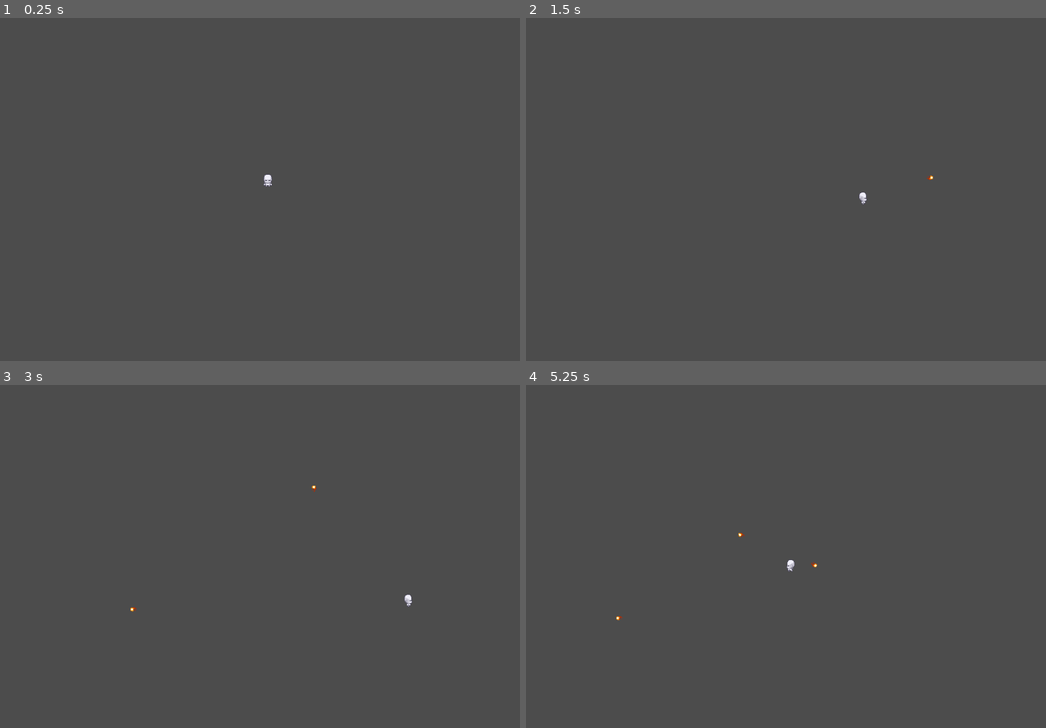
Above: before the commit, frames 1-4 (two rows, left to right).
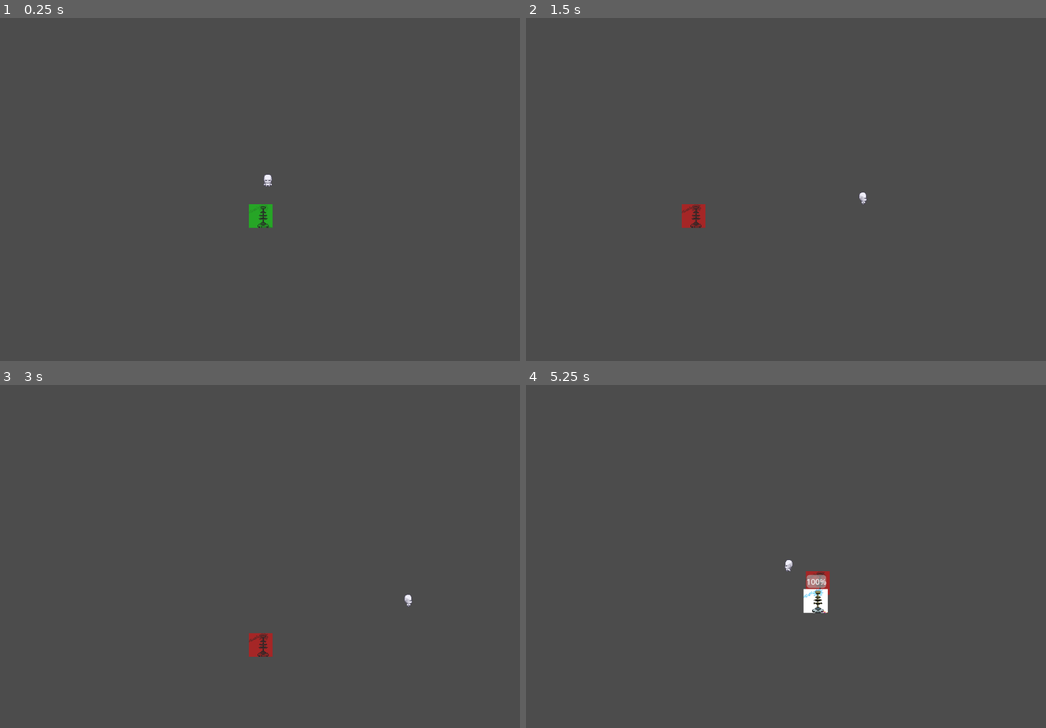
Above: after the commit, the same moments.

Repository: JonasSchiessl/CSC378FinalProject
Game: Godot game, scene res://Scenes/Levels/Level.tscn
The game is run twice, just before and just after one commit, with the same random seed, the same clock (stepped at 60 frames per second) and the same inputs.
Inputs (mouse positions are in pixels of both pictures, inside the frame that each line leads up to):
- Up to frame 1 (0.25 s): no input
- Up to frame 2 (1.5 s): tap Enter at 0.5 s; move the mouse to (905, 175) at 0.52 s; press the mouse at (905, 175) at 0.53 s; hold D (move_right) 0.53-1.28 s; tap Tab (togglePhase, bound only after the commit) at 0.8, 1.35 s; move the mouse to (682, 210) at 1.27 s; release the mouse at (682, 210) at 1.28 s; hold S (move_down) from 1.28 s (still down)
- Up to frame 3 (3 s): click (156, 577) at 1.55 s; move the mouse to (312, 481) at 2.02 s; release S (move_down) at 2.03 s; press the mouse at (312, 481) at 2.03 s; hold D (move_right) 2.03-2.78 s; tap Tab (togglePhase, bound only after the commit) at 2.3, 2.85 s; tap Space at 2.75 s; move the mouse to (234, 628) at 2.77 s; release the mouse at (234, 628) at 2.78 s; hold W (move_up) from 2.78 s (still down)
- Up to frame 4 (5.25 s): click (760, 628) at 3.05 s; move the mouse to (947, 611) at 3.52 s; release W (move_up) at 3.53 s; press the mouse at (947, 611) at 3.53 s; hold A (move_left) 3.53-5.03 s; tap Tab (togglePhase, bound only after the commit) at 3.8, 4.35 s; right-click (947, 611) at 4.15 s; move the mouse to (630, 508) at 4.27 s; release the mouse at (630, 508) at 4.28 s; click (630, 508) at 4.55 s; move the mouse to (812, 559) at 5.02 s; press the mouse at (812, 559) at 5.03 s; hold S (move_down) from 5.03 s (still down)

The runs differ from the first frame. In frame 1, 0.3% of the frame differs, in the area x 47-53%, y 54-62%; in frame 2, 0.3%; in frame 3, 0.3%; in frame 4, 0.6%, in the area x 17-59%, y 43-69%.

Commit message:
Build System V1
This is the first version of the build system and has the towers moving around with the character, but a framework for just about everything else is there, so I just need to make it so towers stay rooted to a position.

Diff:
--- /dev/null
+++ b/Scenes/GameManager/GameManager.gd
@@ -0,0 +1,62 @@
+extends Node
+class_name GameManager
+
+# Singleton pattern - accessible from anywhere via GameManager
+static var instance: GameManager
+
+# Game phases
+enum Phase {
+	BUILD,
+	FIGHT
+}
+
+# Current phase
+var current_phase: Phase = Phase.BUILD
+
+# Signals for phase changes
+signal phase_changed(new_phase: Phase)
+signal build_phase_started()
+signal fight_phase_started()
+
+func _ready() -> void:
+	# Set up singleton
+	instance = self
+
+	# Start in build phase
+	set_phase(Phase.BUILD)
+
+func _input(event: InputEvent) -> void:
+	# Toggle between phases with Tab key (you can change this)
+	if event.is_action_pressed("togglePhase"):  # You'll need to add this to input map
+		toggle_phase()
+
+# Set the current phase
+func set_phase(new_phase: Phase) -> void:
+	if current_phase == new_phase:
+		return
+
+	current_phase = new_phase
+	phase_changed.emit(new_phase)
+
+	match new_phase:
+		Phase.BUILD:
+			print("Entering BUILD phase")
+			build_phase_started.emit()
+		Phase.FIGHT:
+			print("Entering FIGHT phase")
+			fight_phase_started.emit()
+
+# Toggle between phases
+func toggle_phase() -> void:
+	if current_phase == Phase.BUILD:
+		set_phase(Phase.FIGHT)
+	else:
+		set_phase(Phase.BUILD)
+
+# Check if we're in build phase
+func is_build_phase() -> bool:
+	return current_phase == Phase.BUILD
+
+# Check if we're in fight phase
+func is_fight_phase() -> bool:
+	return current_phase == Phase.FIGHT
--- /dev/null
+++ b/Scenes/GameManager/GameManager.tscn
@@ -0,0 +1,6 @@
+[gd_scene load_steps=2 format=3 uid="uid://drucow2iox5sy"]
+
+[ext_resource type="Script" uid="uid://b75jdpjuo0p8j" path="res://Scenes/GameManager/GameManager.gd" id="1_tqytt"]
+
+[node name="GameManager" type="Node"]
+script = ExtResource("1_tqytt")
--- /dev/null
+++ b/Scenes/Player/TowerPlacementSystem.gd
@@ -0,0 +1,206 @@
+extends Node2D
+class_name TowerPlacementSystem
+
+# References
+@export var player: Player  # Reference to the player (optional if using auto-find)
+@export var tower_scene: PackedScene  # The tower scene to instantiate
+@export var grid_size: float = 64.0  # Size of each grid cell
+@export var placement_range: int = 1  # How many cells away from player (1 = 3x3 grid)
+
+# Preview system
+var preview_tower: Node2D = null  # The ghost/preview tower
+var current_grid_position: Vector2i = Vector2i.ZERO
+var can_place: bool = false
+
+# Visual feedback
+@export var valid_placement_color: Color = Color(0, 1, 0, 0.5)  # Green with transparency
+@export var invalid_placement_color: Color = Color(1, 0, 0, 0.5)  # Red with transparency
+
+# Tower management
+var placed_towers: Array[Node2D] = []  # Keep track of all placed towers
+var occupied_positions: Dictionary = {}  # Track which grid positions are occupied
+
+func _ready() -> void:
+	# Auto-find player if not set in inspector
+	if not player:
+		# Since TowerPlacementSystem is a child of Player, get the parent
+		player = get_parent() as Player
+		if not player:
+			push_error("TowerPlacementSystem: Could not find Player as parent! Make sure this is a child of the Player node.")
+			return
+
+	# Connect to phase changes
+	if GameManager.instance:
+		GameManager.instance.phase_changed.connect(_on_phase_changed)
+
+	# Set initial visibility
+	visible = GameManager.instance and GameManager.instance.is_build_phase()
+
+func _process(_delta: float) -> void:
+	# Only process during build phase
+	if not GameManager.instance or not GameManager.instance.is_build_phase():
+		return
+
+	if not player:
+		push_error("TowerPlacementSystem: No player reference set!")
+		return
+
+	# Update preview position based on mouse
+	update_preview_position()
+
+func _input(event: InputEvent) -> void:
+	# Only handle input during build phase
+	if not GameManager.instance or not GameManager.instance.is_build_phase():
+		return
+
+	# Place tower on click
+	if event.is_action_pressed("placeTower"):  # You'll need to add this to input map (left click)
+		attempt_place_tower()
+
+	# Cancel placement with right click
+	if event.is_action_pressed("cancelPlacement"):  # Right click
+		hide_preview()
+
+# Calculate grid position from world position
+func world_to_grid(world_pos: Vector2) -> Vector2i:
+	return Vector2i(
+		int(round(world_pos.x / grid_size)),
+		int(round(world_pos.y / grid_size))
+	)
+
+# Convert grid position back to world position
+func grid_to_world(grid_pos: Vector2i) -> Vector2:
+	return Vector2(grid_pos.x * grid_size, grid_pos.y * grid_size)
+
+# Check if a grid position is within placement range of the player
+func is_within_placement_range(grid_pos: Vector2i) -> bool:
+	var player_grid_pos = world_to_grid(player.global_position)
+	var distance = abs(grid_pos.x - player_grid_pos.x) + abs(grid_pos.y - player_grid_pos.y)
+
+	# Check if within the placement range (Manhattan distance)
+	return (abs(grid_pos.x - player_grid_pos.x) <= placement_range and
+			abs(grid_pos.y - player_grid_pos.y) <= placement_range)
+
+# Check if a position is valid for placement
+func is_valid_placement(grid_pos: Vector2i) -> bool:
+	# Check if within range
+	if not is_within_placement_range(grid_pos):
+		return false
+
+	# Check if position is already occupied
+	if occupied_positions.has(grid_pos):
+		return false
+
+	# You can add more checks here (e.g., terrain type, obstacles)
+
+	return true
+
+# Update the preview tower position
+func update_preview_position() -> void:
+	# Get mouse position in world
+	var mouse_pos = get_global_mouse_position()
+
+	# Convert to grid position
+	current_grid_position = world_to_grid(mouse_pos)
+
+	# Check if placement is valid
+	can_place = is_valid_placement(current_grid_position)
+
+	# Show or create preview if needed
+	if not preview_tower:
+		show_preview()
+
+	# Update preview position and appearance
+	if preview_tower:
+		preview_tower.global_position = grid_to_world(current_grid_position)
+
+		# Update color based on validity
+		if preview_tower.has_method("set_preview_state"):
+			preview_tower.set_preview_state(can_place)
+		else:
+			# Fallback: just change modulate
+			preview_tower.modulate = valid_placement_color if can_place else invalid_placement_color
+
+# Show the preview tower
+func show_preview() -> void:
+	if not tower_scene:
+		push_error("TowerPlacementSystem: No tower scene assigned!")
+		return
+
+	# Create preview instance
+	preview_tower = tower_scene.instantiate()
+	add_child(preview_tower)
+
+	# Set as preview mode
+	if preview_tower.has_method("set_preview_mode"):
+		preview_tower.set_preview_mode(true)
+	else:
+		# Fallback: just make it transparent
+		preview_tower.modulate = valid_placement_color
+
+# Hide the preview tower
+func hide_preview() -> void:
+	if preview_tower:
+		preview_tower.queue_free()
+		preview_tower = null
+
+# Attempt to place a tower at current position
+func attempt_place_tower() -> void:
+	if not can_place:
+		# Play error sound or show feedback
+		print("Cannot place tower here!")
+		return
+
+	if not tower_scene:
+		push_error("TowerPlacementSystem: No tower scene assigned!")
+		return
+
+	# Create the actual tower
+	var new_tower = tower_scene.instantiate()
+
+	# Add to the scene tree (to parent of this system, or a dedicated container)
+	get_parent().add_child(new_tower)
+
+	# Set position
+	new_tower.global_position = grid_to_world(current_grid_position)
+
+	# Mark position as occupied
+	occupied_positions[current_grid_position] = new_tower
+	placed_towers.append(new_tower)
+
+	# Initialize the tower (if it has an init method)
+	if new_tower.has_method("initialize"):
+		new_tower.initialize()
+
+	print("Tower placed at grid position: ", current_grid_position)
+
+	# You might want to hide preview after placement or keep it for continuous placement
+	# hide_preview()
+
+# Handle phase changes
+func _on_phase_changed(new_phase: GameManager.Phase) -> void:
+	match new_phase:
+		GameManager.Phase.BUILD:
+			visible = true
+			# Show preview again if needed
+		GameManager.Phase.FIGHT:
+			visible = false
+			hide_preview()
+
+# Get all placed towers
+func get_all_towers() -> Array[Node2D]:
+	return placed_towers
+
+# Remove a tower (if needed)
+func remove_tower(tower: Node2D) -> void:
+	# Find and remove from occupied positions
+	for pos in occupied_positions:
+		if occupied_positions[pos] == tower:
+			occupied_positions.erase(pos)
+			break
+
+	# Remove from placed towers array
+	placed_towers.erase(tower)
+
+	# Remove from scene
+	tower.queue_free()
--- a/Scenes/Player/player.tscn
+++ b/Scenes/Player/player.tscn
@@ -10,6 +10,8 @@
 [ext_resource type="Script" uid="uid://dfncltihfaxrq" path="res://Scripts/Components/Projectiles/StatusEffectComponent.gd" id="8_jlvik"]
 [ext_resource type="Script" uid="uid://b6utwqgnhbq5l" path="res://Scripts/Components/Projectiles/projectile_emitter.gd" id="9_gk6dx"]
 [ext_resource type="PackedScene" uid="uid://dtxe34f4qw2x6" path="res://Scenes/Projectiles/FireballProjectile.tscn" id="10_jhyir"]
+[ext_resource type="Script" uid="uid://cjm3peod5cuys" path="res://Scenes/Player/TowerPlacementSystem.gd" id="11_74mp2"]
+[ext_resource type="PackedScene" uid="uid://wael2dq1ktnn" path="res://Scenes/Towers/TempTower.tscn" id="12_oikmp"]
 
 [sub_resource type="AtlasTexture" id="AtlasTexture_8erm5"]
 atlas = ExtResource("2_3smsa")
@@ -68,7 +70,7 @@
 
 [node name="Player" type="CharacterBody2D"]
 collision_layer = 4
-collision_mask = 25
+collision_mask = 27
 script = ExtResource("1_x3wgy")
 
 [node name="AnimatedSprite2D" type="AnimatedSprite2D" parent="."]
@@ -114,3 +116,8 @@
 script = ExtResource("9_gk6dx")
 projectile_scene = ExtResource("10_jhyir")
 metadata/_custom_type_script = "uid://b6utwqgnhbq5l"
+
+[node name="TowerPlacementSystem" type="Node2D" parent="." node_paths=PackedStringArray("player")]
+script = ExtResource("11_74mp2")
+player = NodePath("..")
+tower_scene = ExtResource("12_oikmp")
--- /dev/null
+++ b/Scenes/Towers/TempTower.tscn
@@ -0,0 +1,39 @@
+[gd_scene load_steps=5 format=3 uid="uid://wael2dq1ktnn"]
+
+[ext_resource type="Texture2D" uid="uid://dtqtxm13ptsad" path="res://Assets/Tower/tempTesla.jpg" id="1_butbb"]
+[ext_resource type="Script" uid="uid://b3eo8alao27n6" path="res://Scenes/Towers/temp_tower.gd" id="1_u0wx6"]
+
+[sub_resource type="RectangleShape2D" id="RectangleShape2D_butbb"]
+size = Vector2(50, 52)
+
+[sub_resource type="CircleShape2D" id="CircleShape2D_butbb"]
+radius = 92.0217
+
+[node name="TempTower" type="CharacterBody2D"]
+collision_layer = 2
+script = ExtResource("1_u0wx6")
+
+[node name="Sprite2D" type="Sprite2D" parent="."]
+position = Vector2(25.75, 25.75)
+scale = Vector2(0.118991, 0.118991)
+texture = ExtResource("1_butbb")
+
+[node name="PhysicalCollision" type="CollisionShape2D" parent="."]
+position = Vector2(25.5001, 26)
+shape = SubResource("RectangleShape2D_butbb")
+
+[node name="AttackRange" type="Area2D" parent="."]
+
+[node name="AttackCollision" type="CollisionShape2D" parent="AttackRange"]
+position = Vector2(29, 28)
+shape = SubResource("CircleShape2D_butbb")
+
+[node name="HealthBar" type="ProgressBar" parent="."]
+offset_left = 7.0
+offset_top = -28.0
+offset_right = 47.0
+offset_bottom = -1.0
+
+[node name="RangeIndicator" type="Node2D" parent="."]
+
+[node name="RangeCircle" type="Sprite2D" parent="RangeIndicator"]
--- /dev/null
+++ b/Scenes/Towers/temp_tower.gd
@@ -0,0 +1,279 @@
+extends CharacterBody2D
+class_name TempTower
+
+# Tower properties
+@export var attack_range: float = 200.0
+@export var attack_damage: float = 10.0
+@export var attack_cooldown: float = 1.0
+
+# Health properties
+@export var max_health: float = 100.0
+@export var current_health: float = 100.0
+
+# Visual components
+@onready var sprite: Sprite2D = $Sprite2D
+@onready var range_indicator: Node2D = $RangeIndicator  # Optional visual for range
+@onready var collision_shape: CollisionShape2D = $PhysicalCollision
+@onready var health_bar: ProgressBar = $HealthBar  # Optional health display
+
+# State
+var is_preview_mode: bool = false
+var can_attack: bool = true
+var current_target: Node2D = null
+var is_destroyed: bool = false
+
+# Colors for preview state
+var preview_valid_color: Color = Color(0, 1, 0, 0.5)
+var preview_invalid_color: Color = Color(1, 0, 0, 0.5)
+var normal_color: Color = Color.WHITE
+
+# Signals
+signal tower_destroyed()
+signal health_changed(new_health: float, max_health: float)
+
+func _ready() -> void:
+	# Initialize health
+	current_health = max_health
+
+	# Connect to phase changes if not in preview mode
+	if not is_preview_mode and GameManager.instance:
+		GameManager.instance.phase_changed.connect(_on_phase_changed)
+
+	# Set initial state based on current phase
+	if GameManager.instance:
+		set_enabled(GameManager.instance.is_fight_phase())
+
+	# Update health bar if it exists
+	if health_bar:
+		health_bar.max_value = max_health
+		health_bar.value = current_health
+
+func _physics_process(delta: float) -> void:
+	# Only process combat during fight phase and when not in preview
+	if is_preview_mode or not GameManager.instance or not GameManager.instance.is_fight_phase():
+		return
+
+	# Look for targets and attack
+	if can_attack:
+		find_and_attack_target()
+
+# Set the tower to preview mode (transparent, no functionality)
+func set_preview_mode(preview: bool) -> void:
+	is_preview_mode = preview
+
+	if is_preview_mode:
+		# Disable collision and combat functionality
+		set_physics_process(false)
+		if has_node("Area2D"):
+			$Area2D.monitoring = false
+
+		# IMPORTANT: Disable physical collision during preview
+		if collision_shape:
+			collision_shape.disabled = true
+
+		# Make transparent
+		modulate = preview_valid_color
+
+		# Hide health bar during preview
+		if health_bar:
+			health_bar.visible = false
+	else:
+		# Enable functionality
+		set_physics_process(true)
+		if has_node("Area2D"):
+			$Area2D.monitoring = true
+
+		# Enable physical collision for placed tower
+		if collision_shape:
+			collision_shape.disabled = false
+
+		# Restore normal appearance
+		modulate = normal_color
+
+		# Show health bar
+		if health_bar:
+			health_bar.visible = true
+
+# Update preview appearance based on placement validity
+func set_preview_state(is_valid: bool) -> void:
+	if not is_preview_mode:
+		return
+
+	modulate = preview_valid_color if is_valid else preview_invalid_color
+
+# Initialize the tower after placement
+func initialize() -> void:
+	is_preview_mode = false
+	modulate = normal_color
+
+	# Enable all functionality
+	set_physics_process(true)
+
+	# Show range indicator briefly (optional)
+	if range_indicator:
+		show_range_indicator()
+
+# Show range indicator temporarily
+func show_range_indicator() -> void:
+	if not range_indicator:
+		return
+
+	range_indicator.visible = true
+
+	# Hide after 2 seconds
+	await get_tree().create_timer(2.0).timeout
+	range_indicator.visible = false
+
+# Find and attack nearest enemy
+func find_and_attack_target() -> void:
+	# Get all enemies in range (you'll need to implement enemy detection)
+	var enemies_in_range = get_enemies_in_range()
+
+	if enemies_in_range.is_empty():
+		current_target = null
+		return
+
+	# Find closest enemy
+	var closest_enemy = null
+	var closest_distance = INF
+
+	for enemy in enemies_in_range:
+		var distance = global_position.distance_to(enemy.global_position)
+		if distance < closest_distance:
+			closest_distance = distance
+			closest_enemy = enemy
+
+	current_target = closest_enemy
+
+	# Attack the target
+	if current_target:
+		attack_target(current_target)
+
+# Get all enemies within attack range
+func get_enemies_in_range() -> Array:
+	var enemies = []
+
+	# Method 1: Using Area2D (recommended)
+	if has_node("Area2D"):
+		var area = $Area2D
+		for body in area.get_overlapping_bodies():
+			# Check if it's an enemy (you'll need to define how to identify enemies)
+			if body.has_method("is_enemy") and body.is_enemy():
+				enemies.append(body)
+
+	# Method 2: Manual distance check (fallback)
+	# You'd need to get all enemies in the scene and check distances
+
+	return enemies
+
+# Attack the current target
+func attack_target(target: Node2D) -> void:
+	if not can_attack:
+		return
+
+	# Disable attacking during cooldown
+	can_attack = false
+
+	# Create projectile or instant damage (implement based on your preference)
+	# For now, let's do instant damage
+	if target.has_method("take_damage"):
+		target.take_damage(attack_damage)
+
+	# Visual feedback - rotate toward target
+	look_at(target.global_position)
+
+	# You could also spawn a projectile here similar to your player's fireball
+	# fire_projectile_at(target)
+
+	# Start cooldown
+	await get_tree().create_timer(attack_cooldown).timeout
+	can_attack = true
+
+# Enable or disable the tower based on game phase
+func set_enabled(enabled: bool) -> void:
+	set_physics_process(enabled)
+
+	# You might want to show/hide certain visual elements
+	# or play animations based on the phase
+
+# Handle phase changes
+func _on_phase_changed(new_phase: GameManager.Phase) -> void:
+	match new_phase:
+		GameManager.Phase.BUILD:
+			set_enabled(false)
+			# Maybe show construction animation or dim the tower
+		GameManager.Phase.FIGHT:
+			set_enabled(true)
+			# Activate combat systems
+
+# Take damage from attacks
+func take_damage(damage: float) -> void:
+	if is_destroyed or is_preview_mode:
+		return
+
+	current_health -= damage
+	current_health = max(0, current_health)
+
+	# Update health bar
+	if health_bar:
+		health_bar.value = current_health
+
+	# Emit signal for other systems to react
+	health_changed.emit(current_health, max_health)
+
+	# Visual feedback for taking damage
+	flash_damage()
+
+	# Check if tower is destroyed
+	if current_health <= 0:
+		destroy()
+
+# Visual feedback when taking damage
+func flash_damage() -> void:
+	var original_modulate = modulate
+	modulate = Color(1.5, 0.5, 0.5)  # Flash red
+
+	await get_tree().create_timer(0.1).timeout
+	modulate = original_modulate
+
+# Destroy the tower
+func destroy() -> void:
+	if is_destroyed:
+		return
+
+	is_destroyed = true
+	can_attack = false
+
+	# Emit destruction signal
+	tower_destroyed.emit()
+
+	# Play destruction effects (you can add particles, sounds, etc.)
+	# For now, let's do a simple fade out
+	var tween = create_tween()
+	tween.tween_property(self, "modulate:a", 0.0, 0.5)
+	tween.tween_callback(queue_free)
+
+	# Disable collision immediately
+	if collision_shape:
+		collision_shape.disabled = true
+
+# Check if this tower can be attacked (useful for enemy AI)
+func can_be_attacked() -> bool:
+	return not is_preview_mode and not is_destroyed and current_health > 0
+
+# Optional: Method to upgrade the tower
+func upgrade() -> void:
+	attack_damage *= 1.5
+	attack_range *= 1.2
+	attack_cooldown *= 0.8
+	max_health *= 1.2
+
+	# Heal to new max health when upgraded
+	current_health = max_health
+	if health_bar:
+		health_bar.max_value = max_health
+		health_bar.value = current_health
+
+	# Update visuals to show upgrade
+	if sprite:
+		sprite.modulate = Color(1.2, 1.2, 1.2)  # Slightly brighter
--- a/Scripts/Player/player.gd
+++ b/Scripts/Player/player.gd
@@ -30,16 +30,19 @@
 	state_machine.initialize("idle")
 
 func _input(event: InputEvent) -> void:
-	# Handle input events
+	# Handle movement input always
 	handle_movement_input(event)
 
-	# Handle mouse input for aiming
-	if event is InputEventMouseMotion:
-		update_aim_direction()
+	# Only handle combat inputs during fight phase
+	if GameManager.instance and GameManager.instance.is_fight_phase():
+		# Handle mouse input for aiming
+		if event is InputEventMouseMotion:
+			update_aim_direction()
 
-	# Handle projectile attacks
-	if event.is_action_pressed("fire"):
-		projectile_emitter.fire_projectile(aim_direction)
+		# Handle projectile attacks
+		if event.is_action_pressed("fire"):
+			projectile_emitter.fire_projectile(aim_direction)
+
 
 func _physics_process(delta: float) -> void:
 	# Update movement_vector based on current input state
--- a/project.godot
+++ b/project.godot
@@ -14,6 +14,10 @@
 run/main_scene="uid://d0pagwu80pd6l"
 config/features=PackedStringArray("4.4", "GL Compatibility")
 config/icon="res://icon.svg"
+
+[autoload]
+
+Game_Manager="*res://Scenes/GameManager/GameManager.tscn"
 
 [display]
 
@@ -52,6 +56,21 @@
 "events": [Object(InputEventMouseButton,"resource_local_to_scene":false,"resource_name":"","device":-1,"window_id":0,"a …(253 unchanged characters)…
 ]
 }
+togglePhase={
+"deadzone": 0.2,
+"events": [Object(InputEventKey,"resource_local_to_scene":false,"resource_name":"","device":-1,"window_id":0,"alt_pressed":false,"shift_pressed":false,"ctrl_pressed":false,"meta_pressed":false,"pressed":false,"keycode":0,"physical_keycode":4194306,"key_label":0,"unicode":0,"location":0,"echo":false,"script":null)
+]
+}
+placeTower={
+"deadzone": 0.2,
+"events": [Object(InputEventMouseButton,"resource_local_to_scene":false,"resource_name":"","device":-1,"window_id":0,"alt_pressed":false,"shift_pressed":false,"ctrl_pressed":false,"meta_pressed":false,"button_mask":1,"position":Vector2(167, 17),"global_position":Vector2(176, 65),"factor":1.0,"button_index":1,"canceled":false,"pressed":true,"double_click":false,"script":null)
+]
+}
+cancelPlacement={
+"deadzone": 0.2,
+"events": [Object(InputEventMouseButton,"resource_local_to_scene":false,"resource_name":"","device":-1,"window_id":0,"alt_pressed":false,"shift_pressed":false,"ctrl_pressed":false,"meta_pressed":false,"button_mask":2,"position":Vector2(179, 17),"global_position":Vector2(188, 65),"factor":1.0,"button_index":2,"canceled":false,"pressed":true,"double_click":false,"script":null)
+]
+}
 
 [layer_names]
 
Binary file added: Assets/Tower/tempTesla.jpg
Not shown, changed: Assets/Tower/tempTesla.jpg.import
Not shown, added: Scenes/GameManager/GameManager.gd.uid
Not shown, added: Scenes/Player/TowerPlacementSystem.gd.uid
Not shown: 1 places in Scenes/Player/player.tscn that only renumber resources
Not shown, added: Scenes/Towers/temp_tower.gd.uid
